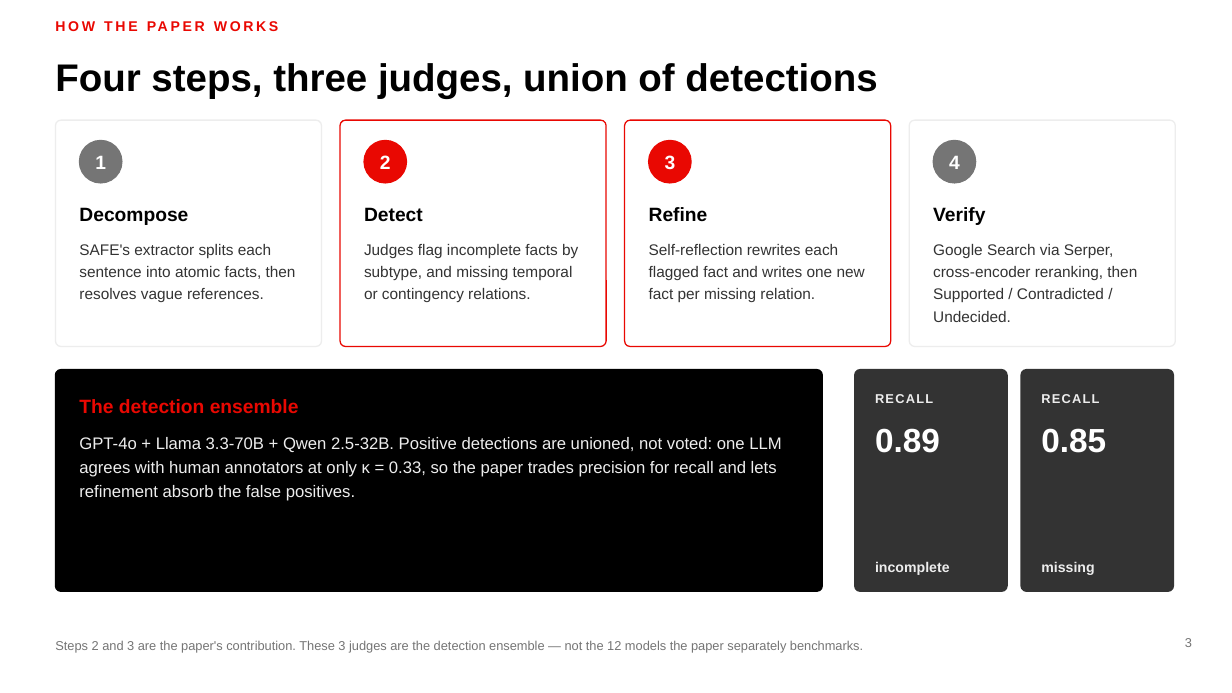
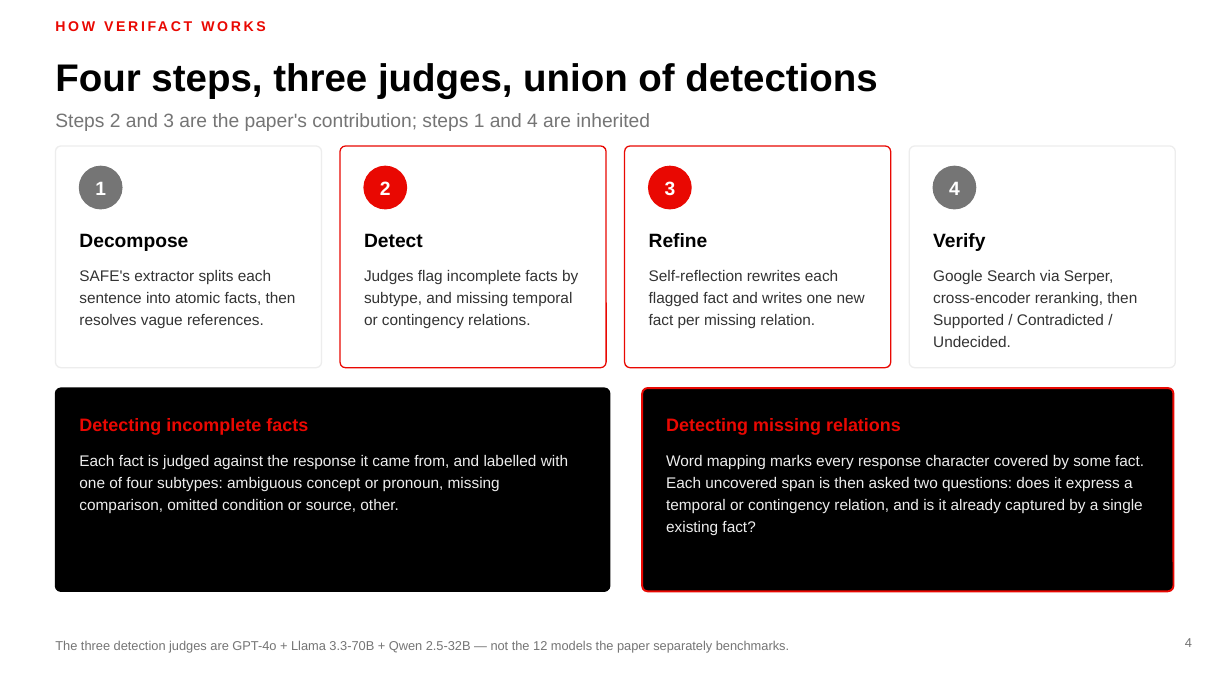
Before and after one commit to MadhavKrishna06/Verifact-Lite, a slide deck: slide 4 of presentation/VERIFACT-Lite-TTU.pptx (slide 3 before the commit). Drawn at 1232x693 pixels with LibreOffice and Linux fonts; fonts in the diff are those of the drawing. Boxes give left, top, right and bottom in pixels: in the first picture for what was removed or moved away, otherwise in the second. Text is boxed around its words. In the diff, an @@ line names an element or a change of style, - is before the commit and + after.

```diff
--- a/presentation/VERIFACT-Lite-TTU.pptx
+++ b/presentation/VERIFACT-Lite-TTU.pptx
@@ text added at [55,113,650,131], 15 pt, text #757575 @@
+Steps 2 and 3 are the paper's contribution; steps 1 and 4 are inherited
@@ rounded rectangle: place and size @@
-rounded rectangle at [55,120,322,347]
+rounded rectangle at [55,146,322,368]
@@ rounded rectangle: place and size @@
-rounded rectangle at [340,120,606,347]
+rounded rectangle at [340,146,606,368]
@@ rounded rectangle: place and size @@
-rounded rectangle at [625,120,891,347]
+rounded rectangle at [625,146,891,368]
@@ rounded rectangle: place and size @@
-rounded rectangle at [909,120,1176,347]
+rounded rectangle at [909,146,1176,368]
@@ 8 texts, 4 ellipses: place and size @@
-8 texts, 4 ellipses at [79,140,985,225]
+8 texts, 4 ellipses at [79,166,985,251]
@@ text "SAFE's extractor splits each sentence ...": place and size @@
-text "SAFE's extractor splits each sentence ..." at [79,244,296,302]
+text "SAFE's extractor splits each sentence ..." at [79,270,296,328]
@@ text "Judges flag incomplete facts by ...": place and size @@
-text "Judges flag incomplete facts by ..." at [364,244,578,302]
+text "Judges flag incomplete facts by ..." at [364,270,578,328]
@@ text "Self-reflection rewrites each flagged fact ...": place and size @@
-text "Self-reflection rewrites each flagged fact ..." at [649,244,865,302]
+text "Self-reflection rewrites each flagged fact ..." at [649,270,865,328]
@@ text "Google Search via Serper, cross-encoder ...": place and size @@
-text "Google Search via Serper, cross-encoder ..." at [933,244,1137,322]
+text "Google Search via Serper, cross-encoder ..." at [933,270,1137,347]
@@ proportions changed in 5 elements at [55,146,322,368], [340,146,606,368], [909,146,1176,368], [625,146,891,368], [55,388,610,592] @@
@@ rounded rectangle: place and size @@
-rounded rectangle at [55,370,823,592]
+rounded rectangle at [55,388,610,592]
@@ rounded rectangle: place and size @@
-rounded rectangle at [855,370,1007,592]
+rounded rectangle at [642,388,1174,592]
@@ rounded rectangle at [642,388,1174,592]: fill #333333 to #000000; outline #333333 1 pt to #E90802 1.5 pt; proportions changed @@
@@ rounded rectangle removed at [1021,370,1174,592] @@
@@ text removed at [79,399,299,413] @@
-The detection ensemble
@@ text added at [79,418,308,435], 14 pt, text #E90802, bold @@
+Detecting incomplete facts
@@ text added at [666,418,901,435], 14 pt, text #E90802, bold @@
+Detecting missing relations
@@ text removed at [875,394,933,403] @@
-RECALL
@@ text removed at [1041,394,1099,403] @@
-RECALL
@@ text removed at [79,437,781,501] @@
-GPT-4o + Llama 3.3-70B + Qwen 2.5-32B. Positive detections are unioned, not voted: one LLM agrees with human annotators at only κ = 0.33, so the paper trades precision for recall and lets refinement absorb the false positives.
@@ text removed at [875,428,940,453] @@
-0.89
@@ text removed at [1041,428,1106,453] @@
-0.85
@@ text added at [79,455,568,513], 12 pt, text #EDEDED @@
+Each fact is judged against the response it came from, and labelled with one of four subtypes: ambiguous concept or pronoun, missing comparison, omitted condition or source, other.
@@ text at [453,461,524,477]: text changed @@
-HOW THE PAPER WORKS
+HOW VERIFACT WORKS
@@ text added at [666,455,1144,535], 12 pt, text #EDEDED @@
+Word mapping marks every response character covered by some fact. Each uncovered span is then asked two questions: does it express a temporal or contingency relation, and is it already captured by a single existing fact?
@@ text removed at [875,562,950,575] @@
-incomplete
@@ text removed at [1041,562,1094,575] @@
-missing
@@ text at [55,640,789,653]: text changed @@
-Steps 2 and 3 are the paper's contribution. These 3 judges are the detection ensemble — not the 12 models the paper separately benchmarks.
+The three detection judges are GPT-4o + Llama 3.3-70B + Qwen 2.5-32B — not the 12 models the paper separately benchmarks.
@@ page number at [1185,638,1192,647]: text changed @@
-3
+4
```
Also in this commit, not shown: 13 other slides changed, 3 slides added, 2 slides removed, 1 other file.
